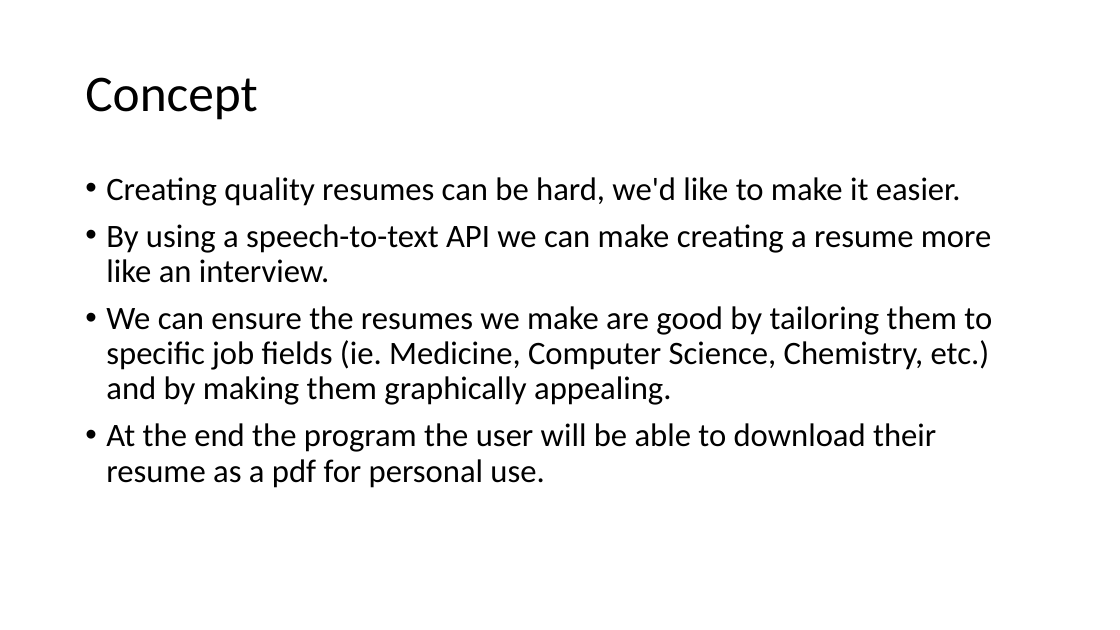
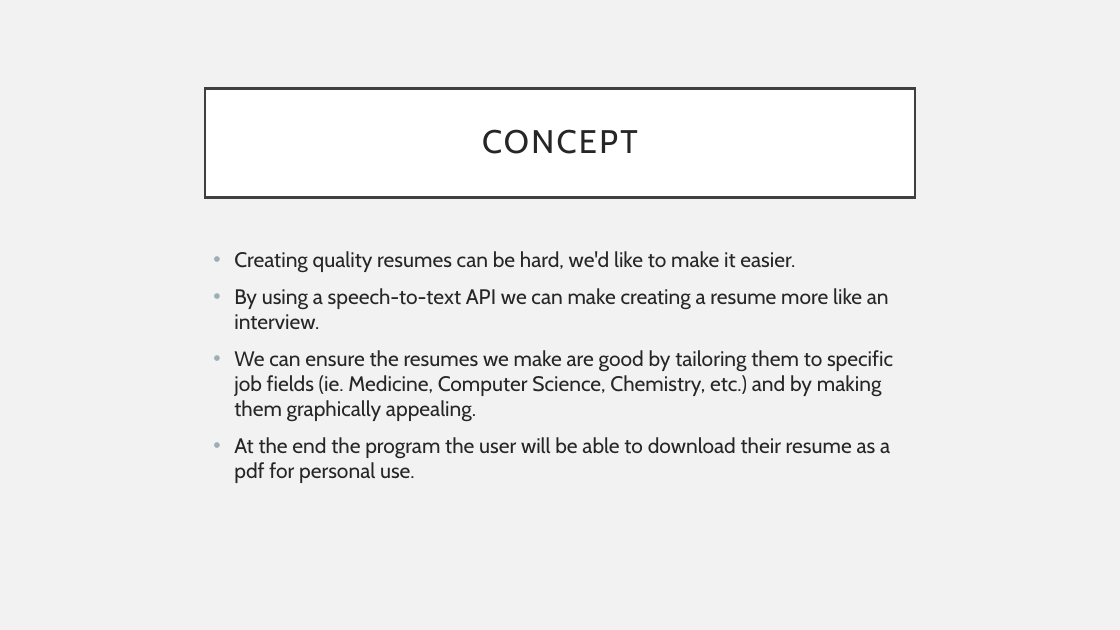
Before and after one commit to eurashin/CS498-Group8, a slide deck: slide 2 of Presentation.odp. Drawn at 1120x630 pixels with LibreOffice and Linux fonts; fonts in the diff are those of the drawing. Boxes give left, top, right and bottom in pixels: in the first picture for what was removed or moved away, otherwise in the second. Text is boxed around its words. In the diff, an @@ line names an element or a change of style, - is before the commit and + after.

```diff
--- a/Presentation.odp
+++ b/Presentation.odp
@@ background #FFFFFF to #F2F2F2 @@
@@ title "CONCEPT": place and size @@
-title "CONCEPT" at box(85, 77, 257, 120)
+title "CONCEPT" at box(205, 89, 915, 198)
@@ title "CONCEPT" at box(205, 89, 915, 198): fill none to #FFFFFF; outline none to #404040 2.49 pt @@
@@ title at box(482, 129, 638, 154): text changed; size 44 to 28 pt; font Calibri to Cabin; text colour #000000 to #262626 @@
-Concept
+CONCEPT
@@ text "Creating quality resumes can be ...": place and size @@
-text "Creating quality resumes can be ..." at box(106, 177, 992, 488)
+text "Creating quality resumes can be ..." at box(234, 251, 893, 483)
@@ text "Creating quality resumes can be ..." at box(234, 251, 893, 483): size 28 to 18 pt, font Calibri to Cabin, text colour #000000 to #262626; line spacing 0.9 to 1; bullet colour #000000 to #9BAFB5 @@
```
Also in this commit, not shown: 4 other slides changed, 1 slide added.
